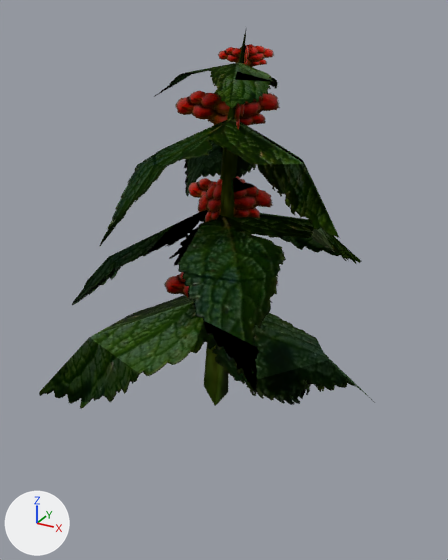
The glTF model assets/models/ITPL_FORESTBERRY.glb, before and after one commit.
Both versions are drawn from a 50 mm camera at (0.233, -0.416, 0.256) aimed at (0.012, -0.015, 0.055). The axes (+X, +Y, +Z) are drawn at lower left. The lights are the same throughout. Vertices at the same position are counted once.
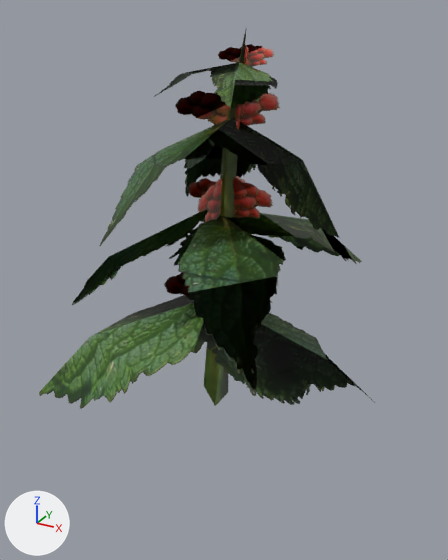
Where the change shows, as pixel boxes [x1, y1, x2, y2] in the pictures (448 x 560 px; the box of a moved part takes in the faces that stretch with it):
'Mesh', surface changed: [39, 34, 362, 409] in both
part 1 of me_mesh, moved or reshaped: [39, 45, 374, 402] in both

What changed in the scene script:
```text
Add img_nw_nature_leaves_02_1:
    img_nw_nature_leaves_02_1 = load_image('NW_Nature_Leaves_02', '_unpacked/NW_Nature_Leaves_02', 512, 512, 'sRGB')
Add img_nw_nature_berry_01_1:
    img_nw_nature_berry_01_1 = load_image('NW_Nature_Berry_01', '_unpacked/NW_Nature_Berry_01', 256, 128, 'sRGB')
Change mat_nw_nature_leaves_02:
    where n0 = _N.new('ShaderNodeBsdfPrincipled'); n0.name = 'Principled BSDF'
    remove n0.inputs[1].default_value = 1.0  # 'Metallic'
    remove n0.inputs[2].default_value = 1.0  # 'Roughness'
    where n4 = _N.new('ShaderNodeTexImage'); n4.name = 'Image Texture'
    n4.image: img_nw_nature_leaves_02 -> img_nw_nature_leaves_02_1
Change mat_nw_nature_berry_01:
    where n0 = _N.new('ShaderNodeBsdfPrincipled'); n0.name = 'Principled BSDF'
    remove n0.inputs[1].default_value = 1.0  # 'Metallic'
    remove n0.inputs[2].default_value = 1.0  # 'Roughness'
    where n4 = _N.new('ShaderNodeTexImage'); n4.name = 'Image Texture'
    n4.image: img_nw_nature_berry_01 -> img_nw_nature_berry_01_1
Change me_mesh:
    where me_mesh.from_pydata(...)  # 91 vertices, 98 faces; spans x -0.143..0.174, y -0.165..0.17, z -0.069..0.244
    used by ob_mesh; location = (0.0, 0.0, 0.0)
    me_mesh part 1
    33 faces are deleted
    10 new faces join them, mat_nw_nature_berry_01
    23 new faces join them, mat_nw_nature_leaves_02
    me_mesh part 2: the surface is now shaded flat
```
